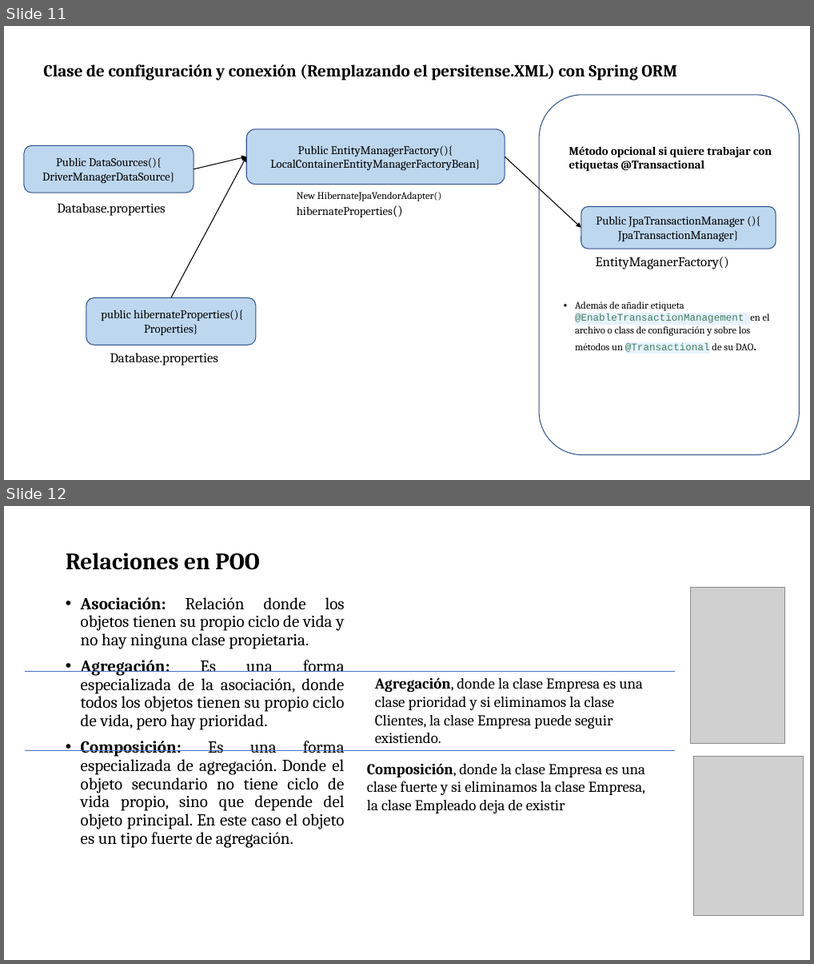
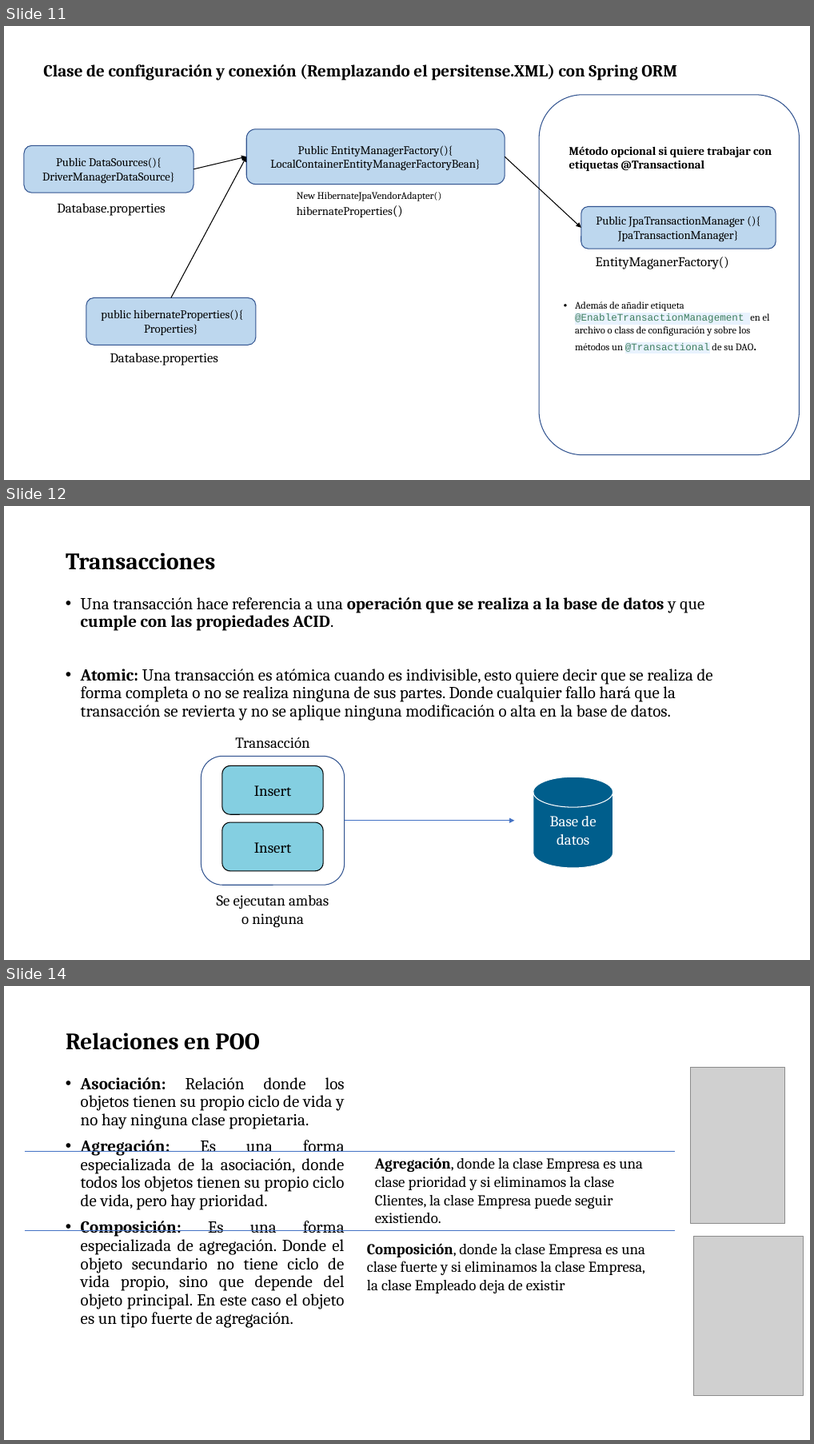
Before and after one commit to soycperez/jpa-concepts, a slide deck: JPA.pptx. Shown one above the other, each under a label of ours: slides 11 and 12 before the commit, slides 11, 12 and 14 after it; the slides between them are not shown. The pictures are 814x964 and 814x1444 pixels, drawn with LibreOffice and Linux fonts; fonts in the diff are those of the drawing; grey boxes stand for pictures; background and template pictures are left out. Boxes give left, top, right and bottom in pixels: in the first picture for what was removed or moved away, otherwise in the second. Text is boxed around its words. In the diff, an @@ line names an element or a change of style, - is before the commit and + after.

```diff
--- a/JPA.pptx
+++ b/JPA.pptx
@@ slide 12 added at (x1=4, y1=506, x2=810, y2=960), background picture (left out) @@
@@ title added at (x1=66, y1=552, x2=215, y2=570), 28 pt, text #000000, bold @@
+Transacciones
@@ text added at (x1=81, y1=597, x2=714, y2=720), 20 pt, text #000000 @@
+• Una transacción hace referencia a una operación que se realiza a la base de datos y que cumple con las propiedades ACID.
+• Atomic: Una transacción es atómica cuando es indivisible, esto quiere decir que se realiza de forma completa o no se realiza ninguna de sus partes. Donde cualquier fallo hará que la transacción se revierta y no se aplique ninguna modificación o alta en la base de datos.
@@ text added at (x1=235, y1=737, x2=310, y2=748), 18 pt, text #000000 @@
+Transacción
@@ group added at (x1=202, y1=756, x2=613, y2=884): 3 rounded rectangles, 1 arrow, 1 cylinder @@
+Insert
+Insert
+Base de datos
@@ text added at (x1=217, y1=895, x2=329, y2=927), 18 pt, text #000000 @@
+Se ejecutan ambas o ninguna
@@ what was slide 12 is now slide 14 @@
```
Also in this commit, not shown: 1 other slide added.
